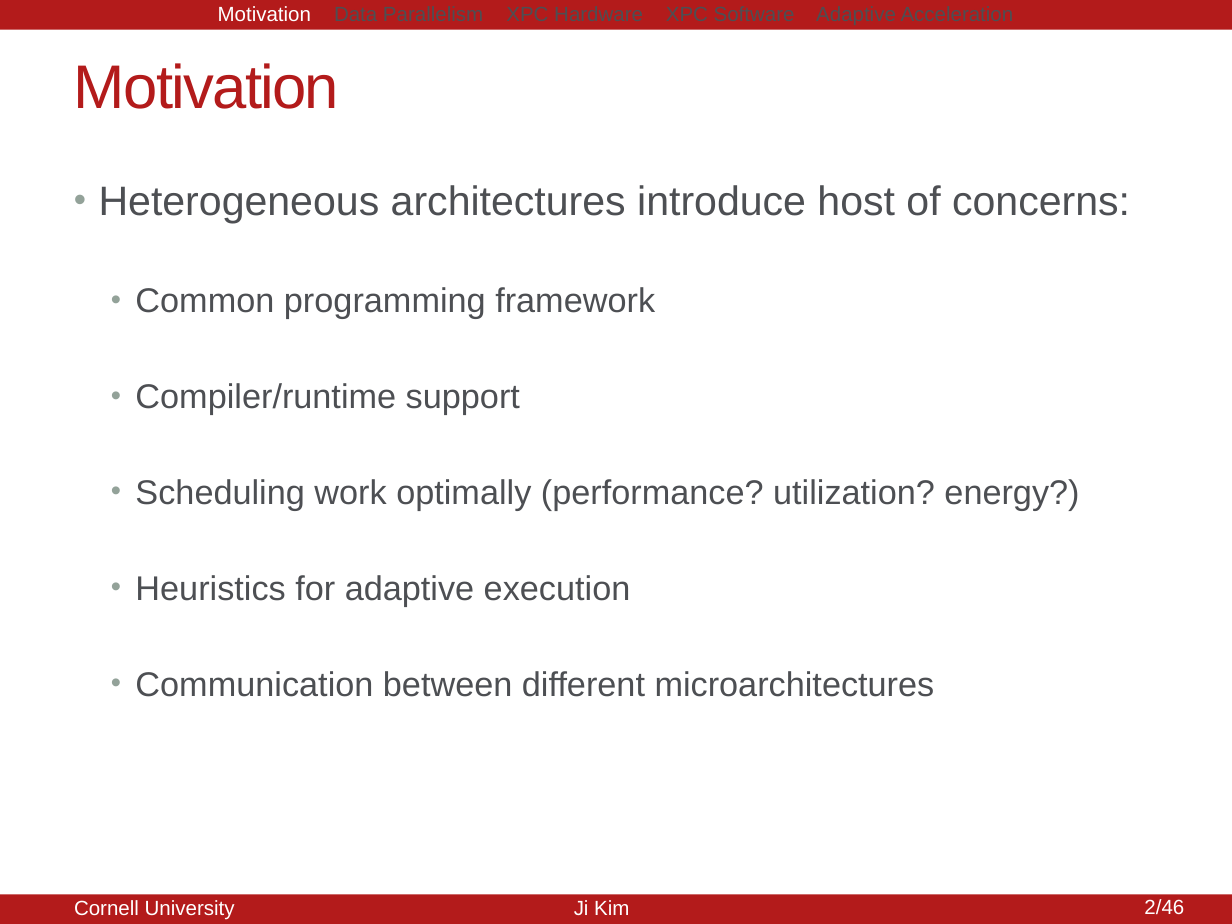
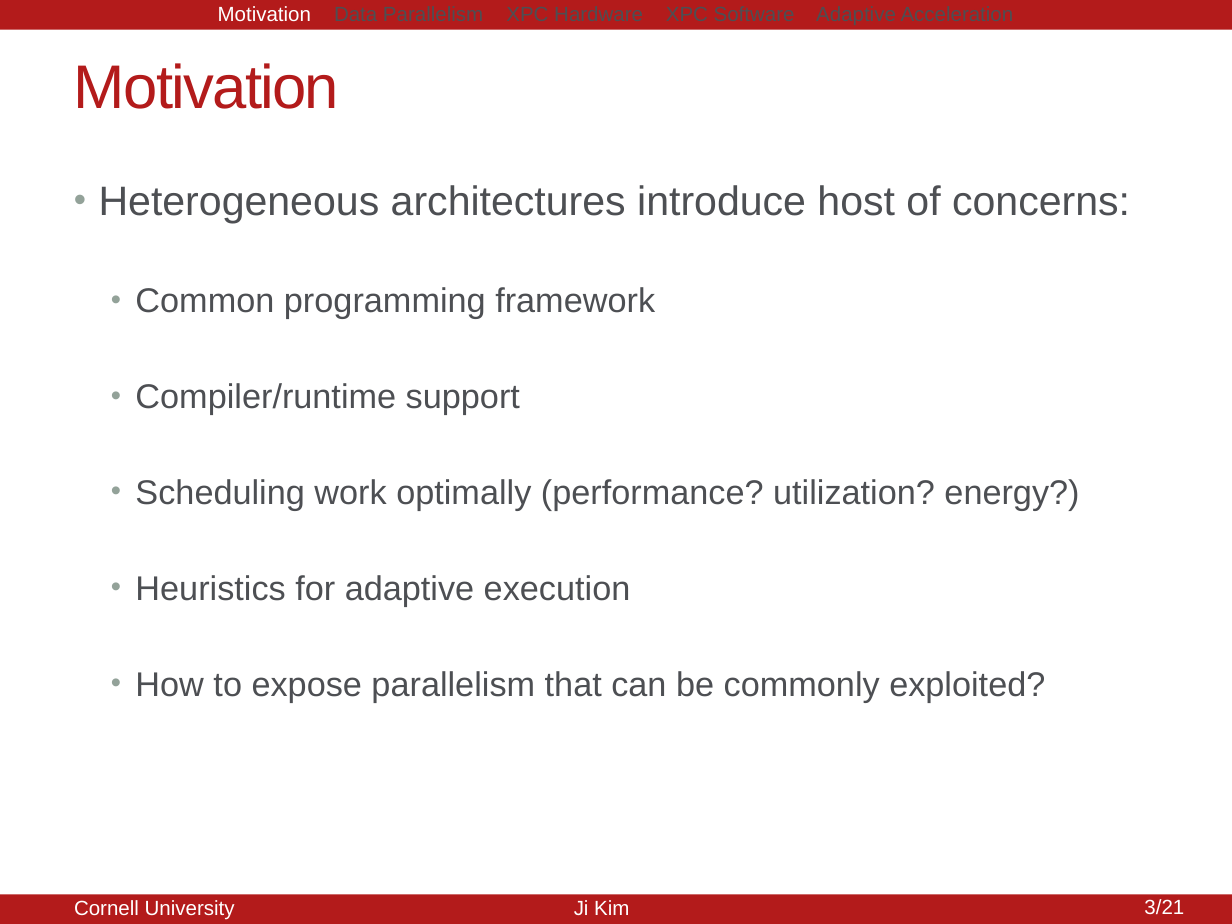
Before and after one commit to jyk46/presentation-brg-xpc, a slide deck: slide 3 of xpc-mtg-091914.pptx. Drawn at 1232x924 pixels with LibreOffice and Linux fonts; fonts in the diff are those of the drawing. Boxes give left, top, right and bottom in pixels: in the first picture for what was removed or moved away, otherwise in the second. Text is boxed around its words. In the diff, an @@ line names an element or a change of style, - is before the commit and + after.

```diff
--- a/xpc-mtg-091914.pptx
+++ b/xpc-mtg-091914.pptx
@@ text at box(135, 671, 1045, 702): text changed @@
-  • Communication between different microarchitectures
+  • How to expose parallelism that can be commonly exploited?
@@ text at box(1144, 899, 1184, 915): text changed @@
-2/46
+3/21
@@ page number at box(1145, 900, 1185, 915): text changed @@
-3/20
+3/21
```
Also in this commit, not shown: 19 other slides changed, 1 slide added.
